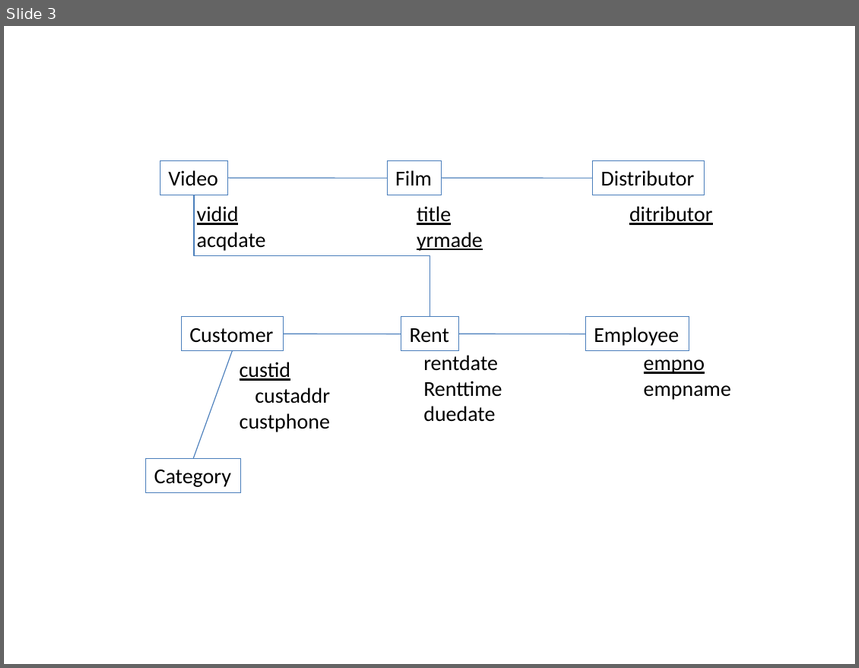
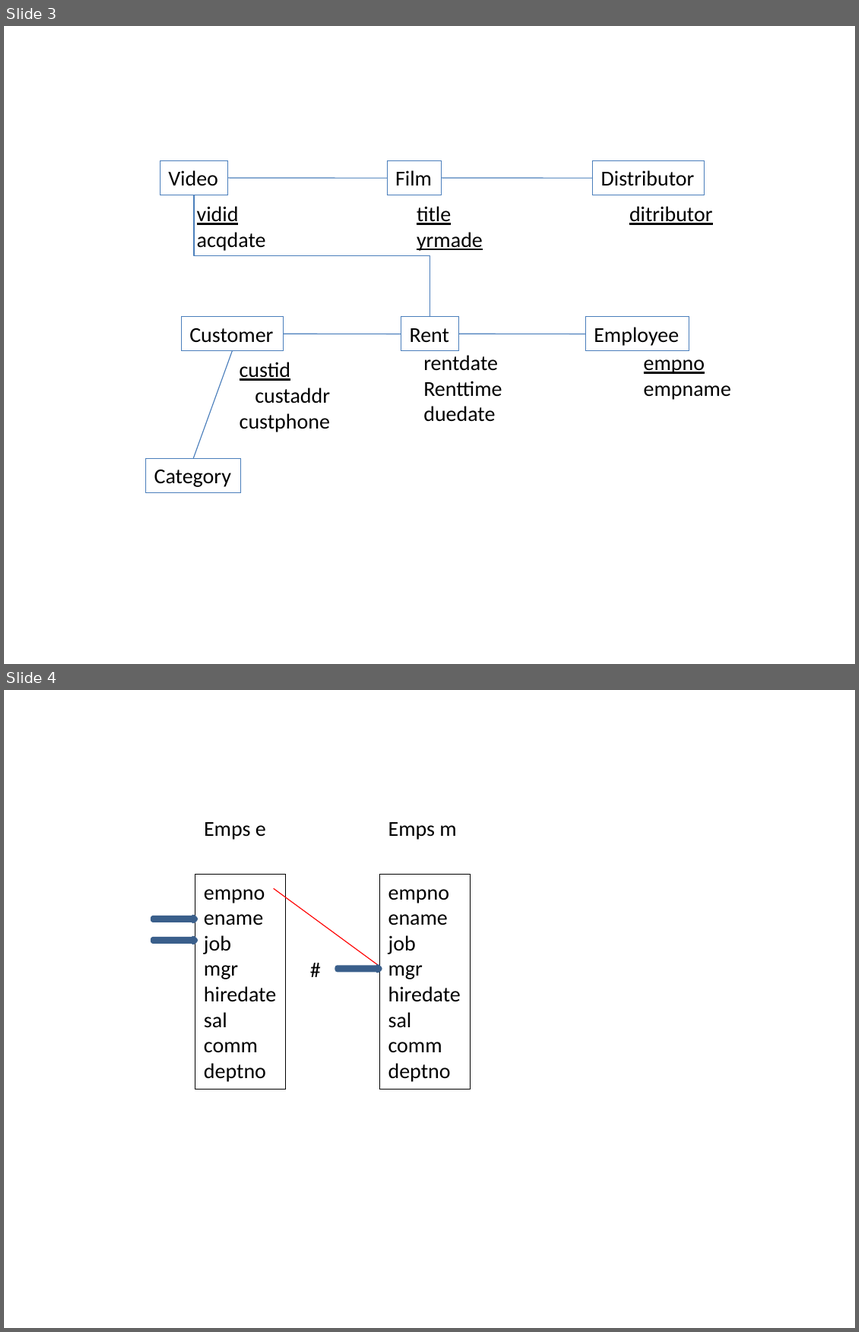
Before and after one commit to rte126/src-pe-tools, a slide deck: classes/CS579/dbclass/hw4-1a.pptx. Shown one above the other, each under a label of ours: slide 3 before the commit, slides 3 and 4 after it. The pictures are 859x668 and 859x1332 pixels, drawn with LibreOffice and Linux fonts; fonts in the diff are those of the drawing. Boxes give left, top, right and bottom in pixels: in the first picture for what was removed or moved away, otherwise in the second. Text is boxed around its words. In the diff, an @@ line names an element or a change of style, - is before the commit and + after.

```diff
--- a/classes/CS579/dbclass/hw4-1a.pptx
+++ b/classes/CS579/dbclass/hw4-1a.pptx
@@ slide 4 added at [4,690,855,1328], background #FFFFFF @@
@@ text added at [204,822,266,840], 18 pt, text #000000 @@
+Emps e
@@ text added at [389,822,456,840], 18 pt, text #000000 @@
+Emps m
@@ rectangle added at [196,875,286,1089], outline #000000 0.75 pt, 18 pt, text #000000 @@
+empno
+ename
+job
+mgr
+hiredate
+sal
+comm
+deptno
@@ line added from (274, 888) to (380, 967), #FF0000 0.75 pt @@
@@ rectangle added at [380,875,471,1089], outline #000000 0.75 pt, 18 pt, text #000000 @@
+empno
+ename
+job
+mgr
+hiredate
+sal
+comm
+deptno
@@ right arrow added at [153,917,196,922], outline #3A5F8C 4 pt @@
@@ right arrow added at [153,939,196,943], outline #3A5F8C 4 pt @@
@@ text added at [302,952,330,986], 18 pt, text #000000 @@
+#
@@ right arrow added at [338,967,380,971], outline #3A5F8C 4 pt @@
```
Also in this commit, not shown: 2 other slides added, 2 other files.
